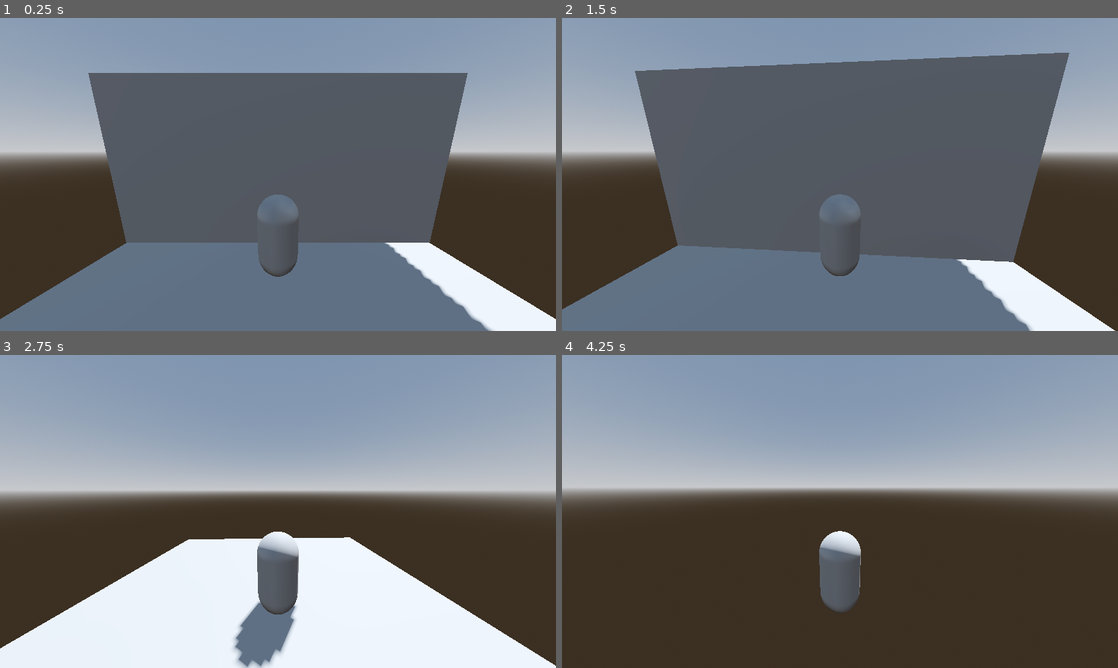
Above: before the commit, frames 1-4 (two rows, left to right).
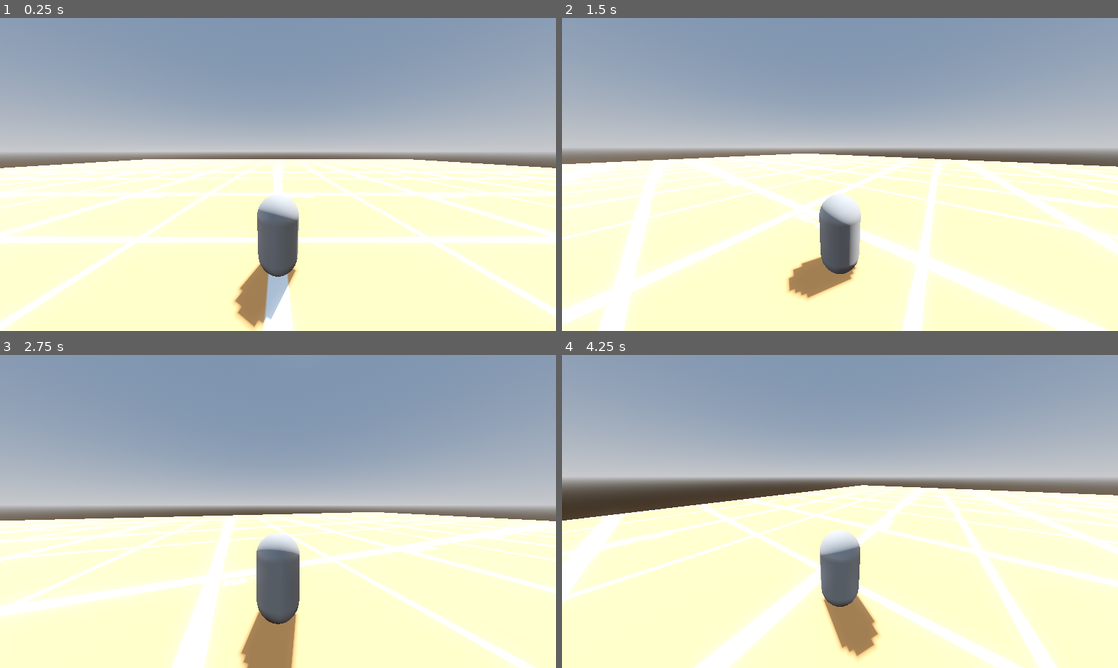
Above: after the commit, the same moments.

Repository: WrongNicholas/godot-game
Game: Godot game, scene res://level.tscn
Two runs of this game, one before a commit and one after it. Both use one fixed random seed, a clock stepped at 60 frames per second and the inputs below.
Inputs (mouse positions are in pixels of both pictures, inside the frame that each line leads up to):
- Up to frame 1 (0.25 s): no input
- Up to frame 2 (1.5 s): move the mouse to (867, 174) at 0.52 s; hold Ctrl (decend) 0.53-1.28 s; hold W (move_forward) from 0.53 s (still down); tap Space (jump) at 0.77 s; move the mouse to (812, 174) at 1.27 s; tap Ctrl (decend) at 1.35 s
- Up to frame 3 (2.75 s): keep holding W (move_forward); tap Space (jump) at 1.52 s; move the mouse to (289, 505) at 2.02 s; hold Ctrl (decend) from 2.03 s (still down)
- Up to frame 4 (4.25 s): keep holding W (move_forward); move the mouse to (834, 517) at 2.77 s; release Ctrl (decend) at 2.78 s; tap Ctrl (decend) at 2.85 s; tap Space (jump) at 3.02, 3.77 s; move the mouse to (878, 514) at 3.52 s; hold Ctrl (decend) from 3.53 s (still down)

The runs differ from the first frame. In frame 1, 71% of the frame differs, in the area x 0-100%, y 17-100%; in frame 2, 76%, in the area x 0-100%, y 11-100%; in frame 3, 51%; in frame 4, 58%.

Commit message:
Add simple enemy that tracks to player position

Diff:
--- /dev/null
+++ b/Enemy.gd
@@ -0,0 +1,16 @@
+extends CharacterBody3D
+
+@onready var nav_agent = $NavigationAgent3D
+
+var SPEED = 7.0
+
+func _physics_process(delta):
+	var current_location = global_transform.origin
+	var next_location = nav_agent.get_next_path_position()
+	var new_velocity = (next_location - current_location).normalized() * SPEED
+
+	velocity = new_velocity
+	move_and_slide()
+
+func update_target_location(target_location):
+	nav_agent.target_position = target_location
--- a/Player.gd
+++ b/Player.gd
@@ -1,6 +1,6 @@
 extends RigidBody3D
 
-var mouse_sensitivity := 0.0005
+var mouse_sensitivity := 0.005
 var twist_input := 0.0
 var pitch_input := 0.0
 
--- /dev/null
+++ b/enemy.tscn
@@ -0,0 +1,28 @@
+[gd_scene load_steps=5 format=3 uid="uid://bw3cn6ueksbf5"]
+
+[ext_resource type="Script" path="res://Enemy.gd" id="1_pvk31"]
+
+[sub_resource type="StandardMaterial3D" id="StandardMaterial3D_62e03"]
+albedo_color = Color(1, 0.260006, 0.200836, 1)
+
+[sub_resource type="CapsuleMesh" id="CapsuleMesh_eguj6"]
+material = SubResource("StandardMaterial3D_62e03")
+
+[sub_resource type="CapsuleShape3D" id="CapsuleShape3D_53m7t"]
+
+[node name="Enemy" type="CharacterBody3D" groups=["enemies"]]
+axis_lock_angular_x = true
+axis_lock_angular_y = true
+axis_lock_angular_z = true
+script = ExtResource("1_pvk31")
+
+[node name="MeshInstance3D" type="MeshInstance3D" parent="."]
+transform = Transform3D(1, 0, 0, 0, 1, 0, 0, 0, 1, 0, 1, 0)
+mesh = SubResource("CapsuleMesh_eguj6")
+
+[node name="CollisionShape3D" type="CollisionShape3D" parent="."]
+transform = Transform3D(1, 0, 0, 0, 1, 0, 0, 0, 1, 0, 1, 0)
+shape = SubResource("CapsuleShape3D_53m7t")
+
+[node name="NavigationAgent3D" type="NavigationAgent3D" parent="."]
+path_height_offset = 0.5
--- /dev/null
+++ b/level.gd
@@ -0,0 +1,6 @@
+extends Node3D
+
+@onready var player = $Player
+
+func _physics_process(delta):
+	get_tree().call_group("enemies", "update_target_location", player.global_transform.origin)
--- a/level.tscn
+++ b/level.tscn
@@ -1,6 +1,9 @@
-[gd_scene load_steps=7 format=3 uid="uid://c1ovxef01ntbf"]
+[gd_scene load_steps=12 format=3 uid="uid://c1ovxef01ntbf"]
 
+[ext_resource type="Script" path="res://level.gd" id="1_i7ecq"]
 [ext_resource type="PackedScene" uid="uid://dshkqmfxg6fp0" path="res://player.tscn" id="1_ubtsj"]
+[ext_resource type="Texture2D" uid="uid://4hlmq4n0edsq" path="res://Prototype Textures/Orange.png" id="2_8ddvr"]
+[ext_resource type="PackedScene" uid="uid://bw3cn6ueksbf5" path="res://enemy.tscn" id="4_lcm87"]
 
 [sub_resource type="ProceduralSkyMaterial" id="ProceduralSkyMaterial_hn3xd"]
 sky_horizon_color = Color(0.64625, 0.65575, 0.67075, 1)
@@ -15,13 +18,23 @@
 tonemap_mode = 2
 glow_enabled = true
 
+[sub_resource type="NavigationMesh" id="NavigationMesh_ask0a"]
+vertices = PackedVector3Array(-49.5, 0.5, -49.5, -49.5, 0.5, 49.5, 49.5, 0.5, 49.5, 49.5, 0.5, -49.5)
+polygons = [PackedInt32Array(3, 2, 0), PackedInt32Array(0, 2, 1)]
+
+[sub_resource type="StandardMaterial3D" id="StandardMaterial3D_g6t8l"]
+albedo_texture = ExtResource("2_8ddvr")
+uv1_scale = Vector3(10, 10, 10)
+
 [sub_resource type="PlaneMesh" id="PlaneMesh_btyhg"]
+material = SubResource("StandardMaterial3D_g6t8l")
 size = Vector2(10, 10)
 
 [sub_resource type="ConcavePolygonShape3D" id="ConcavePolygonShape3D_bek1g"]
 data = PackedVector3Array(5, 0, 5, -5, 0, 5, 5, 0, -5, -5, 0, 5, -5, 0, -5, 5, 0, -5)
 
 [node name="Node3D" type="Node3D"]
+script = ExtResource("1_i7ecq")
 
 [node name="Player" parent="." instance=ExtResource("1_ubtsj")]
 transform = Transform3D(1, 0, 0, 0, 1, 0, 0, 0, 1, 0, 1.412, -4.08537)
@@ -36,29 +49,18 @@
 transform = Transform3D(-0.866025, -0.433013, 0.25, 0, 0.5, 0.866025, -0.5, 0.75, -0.433013, 0, 0, 0)
 shadow_enabled = true
 
-[node name="MeshInstance3D" type="MeshInstance3D" parent="."]
+[node name="NavigationRegion3D" type="NavigationRegion3D" parent="."]
+navigation_mesh = SubResource("NavigationMesh_ask0a")
+
+[node name="MeshInstance3D" type="MeshInstance3D" parent="NavigationRegion3D"]
+transform = Transform3D(10, 0, 0, 0, 1, 0, 0, 0, 10, 0, 0, 0)
 mesh = SubResource("PlaneMesh_btyhg")
+skeleton = NodePath("../..")
 
-[node name="StaticBody3D" type="StaticBody3D" parent="MeshInstance3D"]
+[node name="StaticBody3D" type="StaticBody3D" parent="NavigationRegion3D/MeshInstance3D"]
 
-[node name="CollisionShape3D" type="CollisionShape3D" parent="MeshInstance3D/StaticBody3D"]
+[node name="CollisionShape3D" type="CollisionShape3D" parent="NavigationRegion3D/MeshInstance3D/StaticBody3D"]
 shape = SubResource("ConcavePolygonShape3D_bek1g")
 
-[node name="MeshInstance3D2" type="MeshInstance3D" parent="."]
-transform = Transform3D(1, 0, 0, 0, 1, 0, 0, 0, 1, 0, 5, -10)
-mesh = SubResource("PlaneMesh_btyhg")
-skeleton = NodePath("../MeshInstance3D")
-
-[node name="StaticBody3D" type="StaticBody3D" parent="MeshInstance3D2"]
-
-[node name="CollisionShape3D" type="CollisionShape3D" parent="MeshInstance3D2/StaticBody3D"]
-shape = SubResource("ConcavePolygonShape3D_bek1g")
-
-[node name="MeshInstance3D3" type="MeshInstance3D" parent="."]
-transform = Transform3D(1, 0, 0, 0, -4.37114e-08, -0.5, 0, 1, -2.18557e-08, 0, 2.5, -5)
-mesh = SubResource("PlaneMesh_btyhg")
-
-[node name="StaticBody3D" type="StaticBody3D" parent="MeshInstance3D3"]
-
-[node name="CollisionShape3D" type="CollisionShape3D" parent="MeshInstance3D3/StaticBody3D"]
-shape = SubResource("ConcavePolygonShape3D_bek1g")
+[node name="Enemy" parent="." instance=ExtResource("4_lcm87")]
+transform = Transform3D(1, 0, 0, 0, 1, 0, 0, 0, 1, 28.2691, -0.0315957, 6.1329)
Binary file added: Prototype Textures/Green 1.png
Not shown, added: Prototype Textures/Green 1.png.import
Binary file added: Prototype Textures/Green 2.png
Not shown, added: Prototype Textures/Green 2.png.import
Binary file added: Prototype Textures/Green 3.png
Not shown, added: Prototype Textures/Green 3.png.import
Binary file added: Prototype Textures/Grey 2.png
Not shown, added: Prototype Textures/Grey 2.png.import
Not shown, added: Prototype Textures/Grey.png.import
Binary file added: Prototype Textures/Orange.png
Not shown, added: Prototype Textures/Orange.png.import
Binary file added: Prototype Textures/black.png
(and 19 more such lines)
